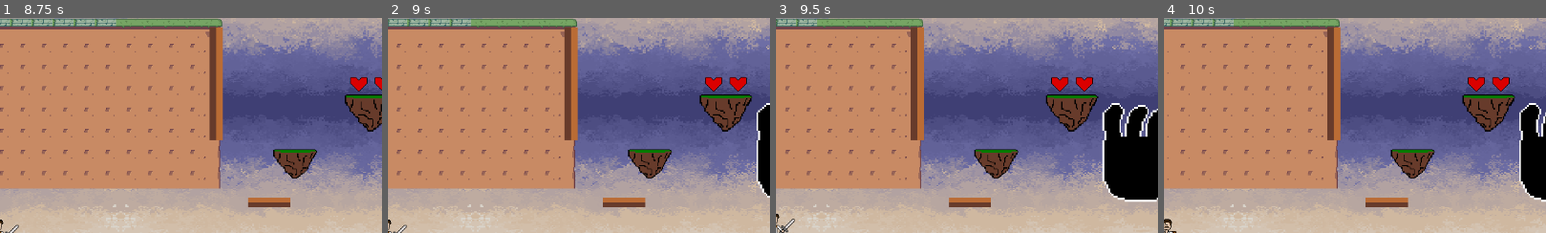
Above: before the commit, frames 1-4 (left to right).
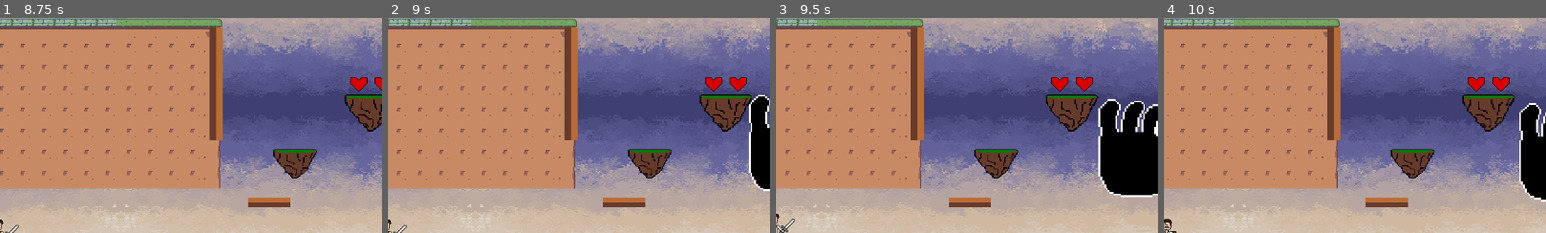
Above: after the commit, the same moments.

Repository: bscott519/NewColossalCrisisGame
Game: Godot game, scene res://Scenes/level_7.tscn
Same seed, same stepped clock (60 frames per second), same inputs: the game is played once before the commit and once after it. This scene is started directly instead of the project's main scene. The engine's default icon, where the game draws it, is replaced by a stand-in: a white triangle on a blue panel in a dark square. Sound files missing from this copy of the repository are replaced by a short silence.
Inputs (mouse positions are % of the whole screen's width and height, from its top left):
- Up to frame 1 (8.75 s): tap Enter (enter) at 0.5, 1.35, 2.85, 4.35, 5.85, 7.35 s; move the mouse to (72, 45) at 0.52 s; hold Enter (enter) 0.53-1.28 s; hold D (right) 0.53-2.03 s; click (72, 45) at 0.6 s; tap Space (jump) at 0.77, 1.52, 3.02, 3.77, 4.52, 6.02, 6.77, 7.52 s; move the mouse to (30, 55) at 1.27 s; click (30, 55) at 1.55 s; move the mouse to (60, 28) at 2.02 s; hold A (left) 2.03-2.78 s; hold Enter (enter) 2.03-2.78 s; click (60, 28) at 2.1 s; move the mouse to (45, 70) at 2.77 s; hold D (right) 2.78-4.28 s; click (45, 70) at 3.05 s; move the mouse to (80, 65) at 3.52 s; hold Enter (enter) 3.53-4.28 s; click (80, 65) at 3.6 s; move the mouse to (20, 35) at 4.27 s; hold A (left) 4.28-5.03 s; click (20, 35) at 4.55 s; move the mouse to (55, 50) at 5.02 s; hold D (right) 5.03-5.78 s; hold Enter (enter) 5.03-5.78 s; click (55, 50) at 5.1 s; move the mouse to (35, 25) at 5.77 s; hold A (left) 5.78-7.28 s; click (35, 25) at 6.05 s; move the mouse to (72, 45) at 6.52 s; hold Enter (enter) 6.53-7.28 s; click (72, 45) at 6.6 s; move the mouse to (30, 55) at 7.27 s; hold D (right) from 7.28 s (still down); click (30, 55) at 7.55 s; move the mouse to (60, 28) at 8.02 s; hold Enter (enter) from 8.03 s (still down); click (60, 28) at 8.1 s
- Up to frame 2 (9 s): keep holding D (right); move the mouse to (45, 70) at 8.77 s; release Enter (enter) at 8.78 s; tap Enter (enter) at 8.85 s
- Up to frame 3 (9.5 s): keep holding D (right); tap Space (jump) at 9.02 s; click (45, 70) at 9.05 s
- Up to frame 4 (10 s): move the mouse to (80, 65) at 9.52 s; release D (right) at 9.53 s; hold A (left) from 9.53 s (still down); hold Enter (enter) from 9.53 s (still down); click (80, 65) at 9.6 s; tap Space (jump) at 9.77 s
The pictures show only the part of the screen within x 50-100%, y 11-61%; the shares and areas given below are measured in that part.

Frame 1 is identical in both runs. In frame 2, 1.3% of the frame differs, in the area x 94-100%, y 35-84%; in frame 3, 2.2%, in the area x 84-100%, y 37-86%; in frame 4, nothing differs.
Error before the commit: Parse Error: Identifier "velocity" not declared in the current scope. (res://Scripts/master_giant.gd:70)

Commit message:
still working on final boss logic

Diff:
--- a/Scenes/master_giant.tscn
+++ b/Scenes/master_giant.tscn
@@ -10,6 +10,9 @@
 [ext_resource type="Texture2D" uid="uid://bgwhsne6x82d" path="res://GameArt/CCMasterBeam.png" id="7_lp5c8"]
 [ext_resource type="FontFile" uid="uid://bajqlmo0hm0fl" path="res://GameArt/Shouldve Known.otf" id="9_xa0uu"]
 [ext_resource type="AudioStream" uid="uid://drjvewt1v2ivs" path="res://Sounds/sounds/explosion.wav" id="10_sntci"]
+
+[sub_resource type="CapsuleShape2D" id="CapsuleShape2D_xa0uu"]
+height = 74.0
 
 [sub_resource type="Animation" id="Animation_7omvd"]
 resource_name = "Idle"
@@ -1183,16 +1186,19 @@
 size = Vector2(228, 40)
 
 [sub_resource type="RectangleShape2D" id="RectangleShape2D_sntci"]
-size = Vector2(75, 31)
-
-[node name="MasterGiant" type="Node2D" groups=["enemies"]]
+size = Vector2(51, 31)
+
+[node name="MasterGiant" type="CharacterBody2D" groups=["enemies"]]
 script = ExtResource("1_gv2vs")
+
+[node name="MainCollisionShape2D" type="CollisionShape2D" parent="."]
+shape = SubResource("CapsuleShape2D_xa0uu")
 
 [node name="AnimationPlayer" type="AnimationPlayer" parent="."]
 libraries = {
 &"": SubResource("AnimationLibrary_di18c")
 }
-autoplay = "SETUP"
+autoplay = "Idle"
 
 [node name="MGSprites" type="Node2D" parent="."]
 
@@ -1303,9 +1309,9 @@
 
 [node name="MGHealthBar" type="ProgressBar" parent="."]
 offset_left = -39.0
-offset_top = -45.0
+offset_top = 96.0
 offset_right = 39.0
-offset_bottom = -18.0
+offset_bottom = 123.0
 scale = Vector2(1, 0.279998)
 theme_override_styles/background = SubResource("StyleBoxFlat_jhu71")
 theme_override_styles/fill = SubResource("StyleBoxFlat_h4x1j")
@@ -1333,13 +1339,13 @@
 shape = SubResource("RectangleShape2D_xa0uu")
 
 [node name="AttackCooldown" type="Timer" parent="."]
-wait_time = 2.0
 
 [node name="AttackRadius" type="Area2D" parent="."]
 position = Vector2(0, 57)
 
 [node name="CollisionShape2D" type="CollisionShape2D" parent="AttackRadius"]
-position = Vector2(-2.5, 14.5)
+position = Vector2(-1, 15)
 shape = SubResource("RectangleShape2D_sntci")
 
-[connection signal="animation_finished" from="AnimationPlayer" to="." method="_on_animation_player_animation_finished"]
+[connection signal="body_entered" from="AttackRadius" to="." method="_on_attack_radius_body_entered"]
+[connection signal="body_exited" from="AttackRadius" to="." method="_on_attack_radius_body_exited"]
--- a/Scripts/master_giant.gd
+++ b/Scripts/master_giant.gd
@@ -1,4 +1,4 @@
-extends Node2D
+extends CharacterBody2D
 
 @onready var animation_player = $AnimationPlayer
 @onready var animated_sprite_mg_death = $MGSprites/MGDeath
@@ -29,7 +29,7 @@
 
 var current_state = State.IDLE
 var player = null
-var speed = 70
+var speed = 150
 var attack_range = 80
 var dead: bool = false
 var took_dmg: bool = false
@@ -64,8 +64,10 @@
 			pass
 
 		State.CHASE:
+			if animation_player.current_animation != "idle":
+				animation_player.play("idle")
+
 			if player:
-				animation_player.play("idle")
 				var direction = (player.global_position - global_position).normalized()
 				velocity = direction * speed
 				velocity.y = 0
@@ -73,9 +75,9 @@
 				move_and_slide()
 
 				var dist = global_position.distance_to(player.global_position)
-				if dist < attack_range and !attack_cooldown.time_left > 0:
+				if dist < attack_range and attack_cooldown.time_left == 0:
 					choose_attack()
-					print("Distance to player:", dist)
+					attack_cooldown.start()
 
 		State.LEFTSWIPE, State.RIGHTSWIPE, State.LEFTBLAST, State.RIGHTBLAST, State.LASEREYES:
 			velocity = Vector2.ZERO
@@ -185,6 +187,11 @@
 
 		$EGHealthBar.hide()
 
+		$MainCollisionShape2D.set_deferred("disabled", true)
+		head_hurtbox.set_deferred("disabled", true)
+		left_hand_hurtbox.set_deferred("disabled", true)
+		right_hand_hurtbox.set_deferred("disabled", true)
+
 		animation_player.stop()
 		animated_sprite_mg_death.play("death")
 		print("Enemy is dying, playing death animation.")
Not shown: 1 places in Scenes/master_giant.tscn that only renumber resources
